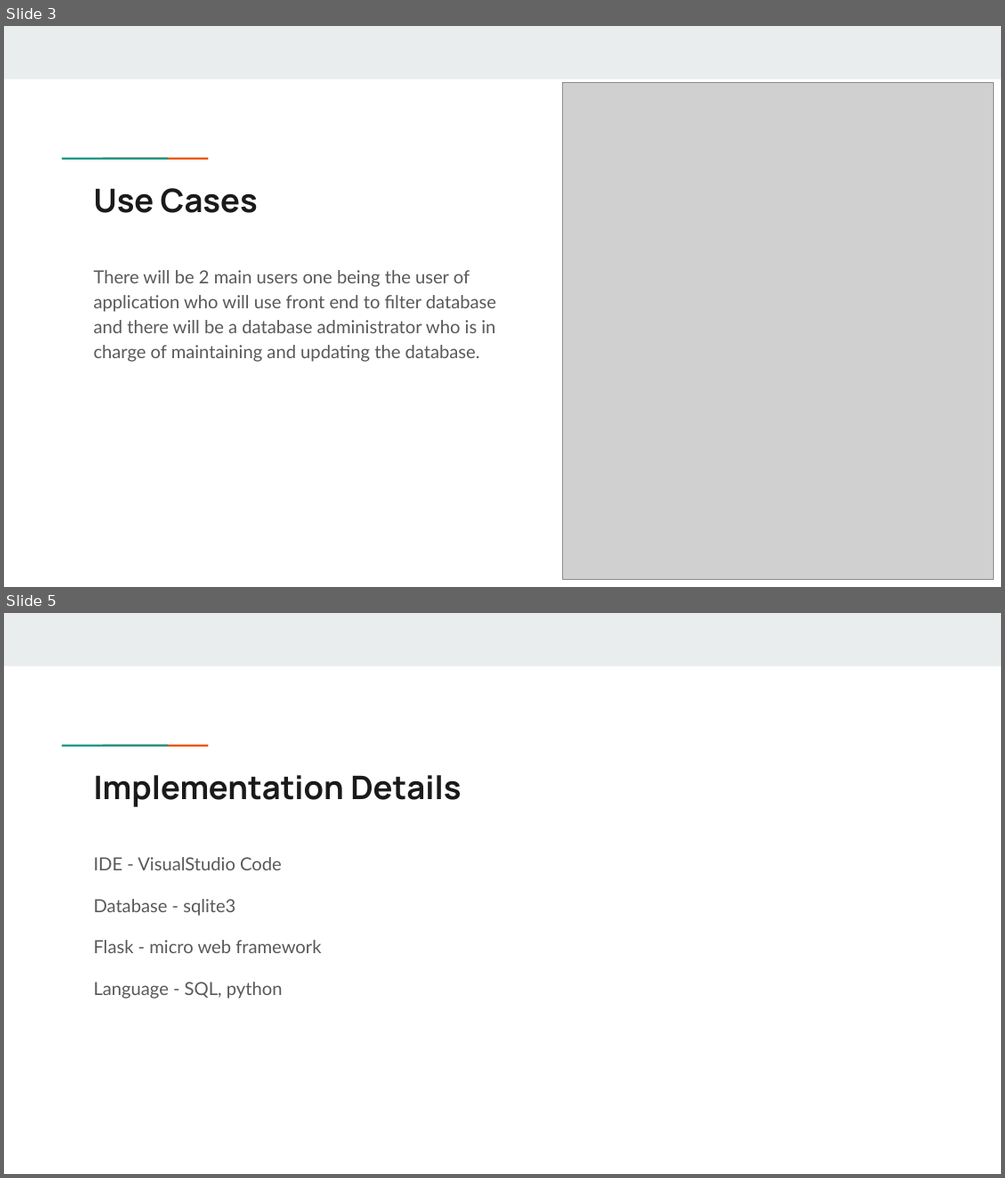
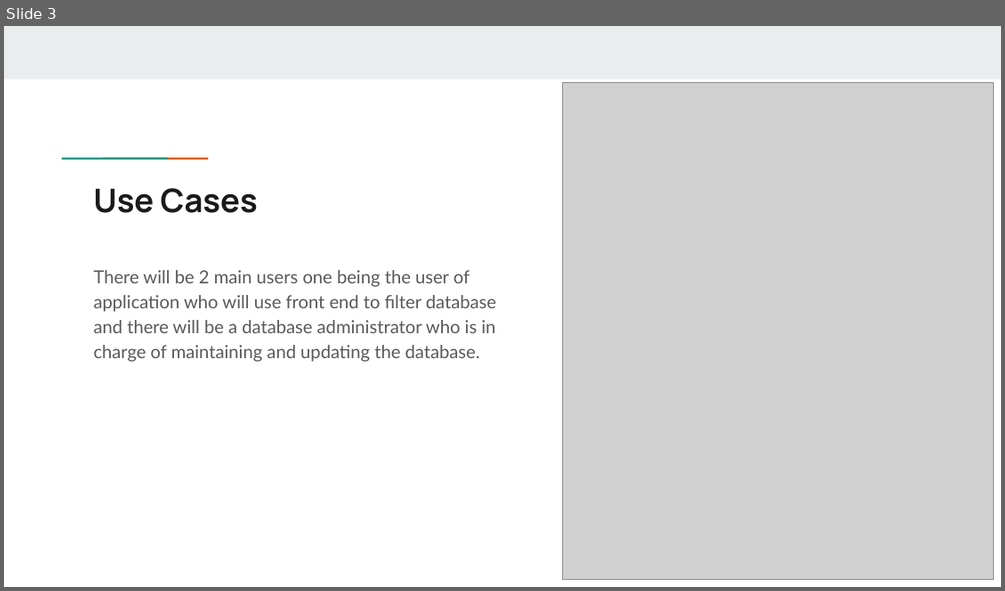
Before and after one commit to DarthBeaker/CSE111_Project, a slide deck: CSE 111 Project Design.pptx. Shown one above the other, each under a label of ours: slides 3 and 5 before the commit, slide 3 after it; the slides between them are not shown. The pictures are 1005x1178 and 1005x591 pixels, drawn with LibreOffice and Linux fonts; fonts in the diff are those of the drawing; grey boxes stand for pictures. Boxes give left, top, right and bottom in pixels: in the first picture for what was removed or moved away, otherwise in the second. Text is boxed around its words. In the diff, an @@ line names an element or a change of style, - is before the commit and + after.

```diff
--- a/CSE 111 Project Design.pptx
+++ b/CSE 111 Project Design.pptx
@@ slide 5 removed at (4,613,1001,1174), background #FFFFFF; not listed: 3 template elements that a slide beside it also shows @@
@@ title removed at (94,775,461,807) @@
-Implementation Details
@@ text removed at (94,857,321,998) @@
-IDE - VisualStudio Code
-Database - sqlite3
-Flask - micro web framework
-Language - SQL, python
```
Also in this commit, not shown: 1 slide changed.
